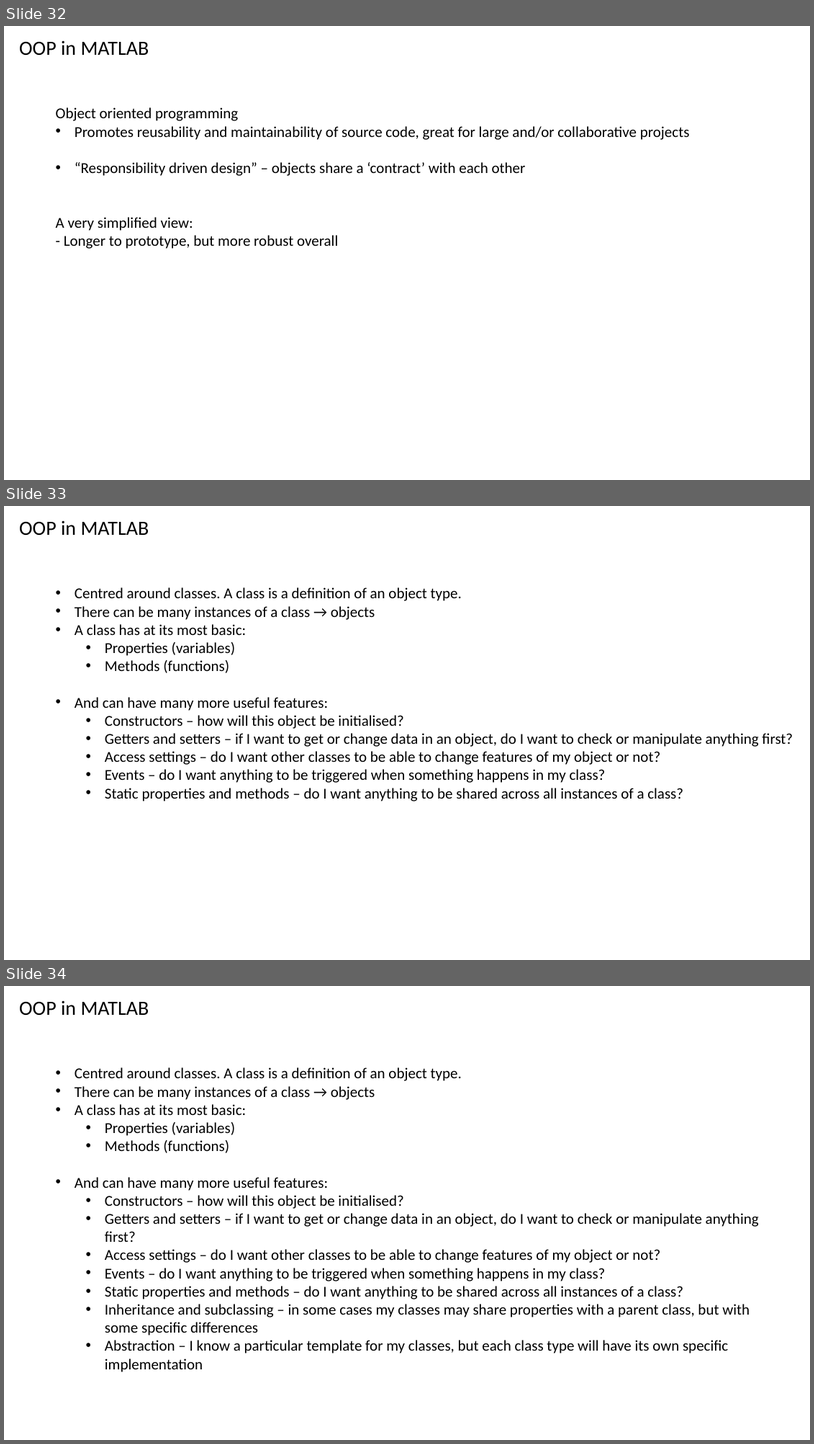
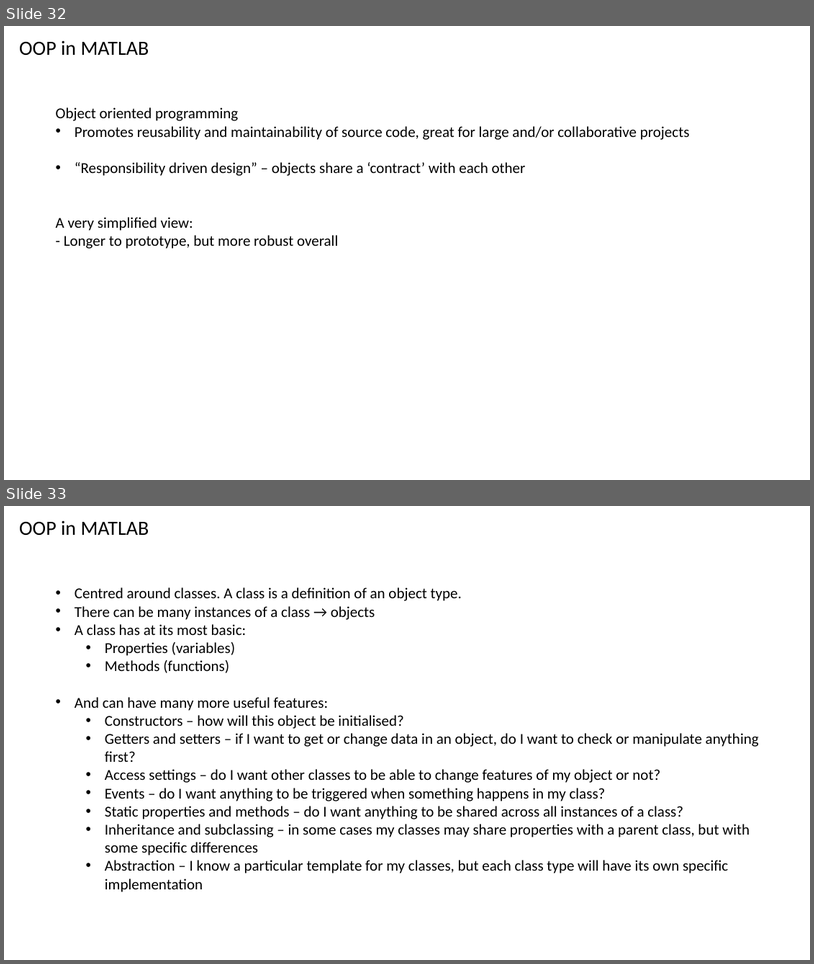
Before and after one commit to np-crick/matlab-intro, a slide deck: Presentation/MATLAB Programming.pptm. Shown one above the other, each under a label of ours: slides 32, 33 and 34 before the commit, slides 32 and 33 after it. The pictures are 814x1444 and 814x964 pixels, drawn with LibreOffice and Linux fonts; fonts in the diff are those of the drawing. Boxes give left, top, right and bottom in pixels: in the first picture for what was removed or moved away, otherwise in the second. Text is boxed around its words. In the diff, an @@ line names an element or a change of style, - is before the commit and + after.

```diff
--- a/Presentation/MATLAB Programming.pptm
+++ b/Presentation/MATLAB Programming.pptm
@@ slide 33 removed at (4,506,810,960), background #FFFFFF @@
@@ text removed at (19,520,149,536) @@
-OOP in MATLAB
@@ text removed at (75,587,793,801) @@
-• Centred around classes. A class is a definition of an object type.
-• There can be many instances of a class → objects
-• A class has at its most basic:
-  • Properties (variables)
-  • Methods (functions)
-• And can have many more useful features:
-  • Constructors – how will this object be initialised?
-  • Getters and setters – if I want to get or change data in an object, do I want to check or manipulate anything first?
-  • Access settings – do I want other classes to be able to change features of my object or not?
-  • Events – do I want anything to be triggered when something happens in my class?
-  • Static properties and methods – do I want anything to be shared across all instances of a class?
@@ what was slide 34 is now slide 33 @@
```
Also in this commit, not shown: 1 slide changed.
